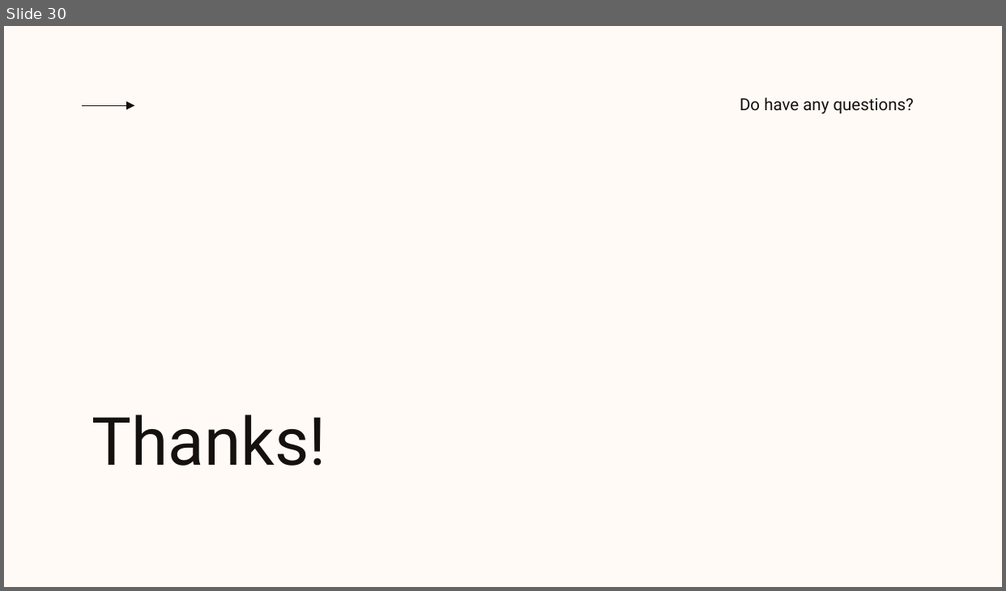
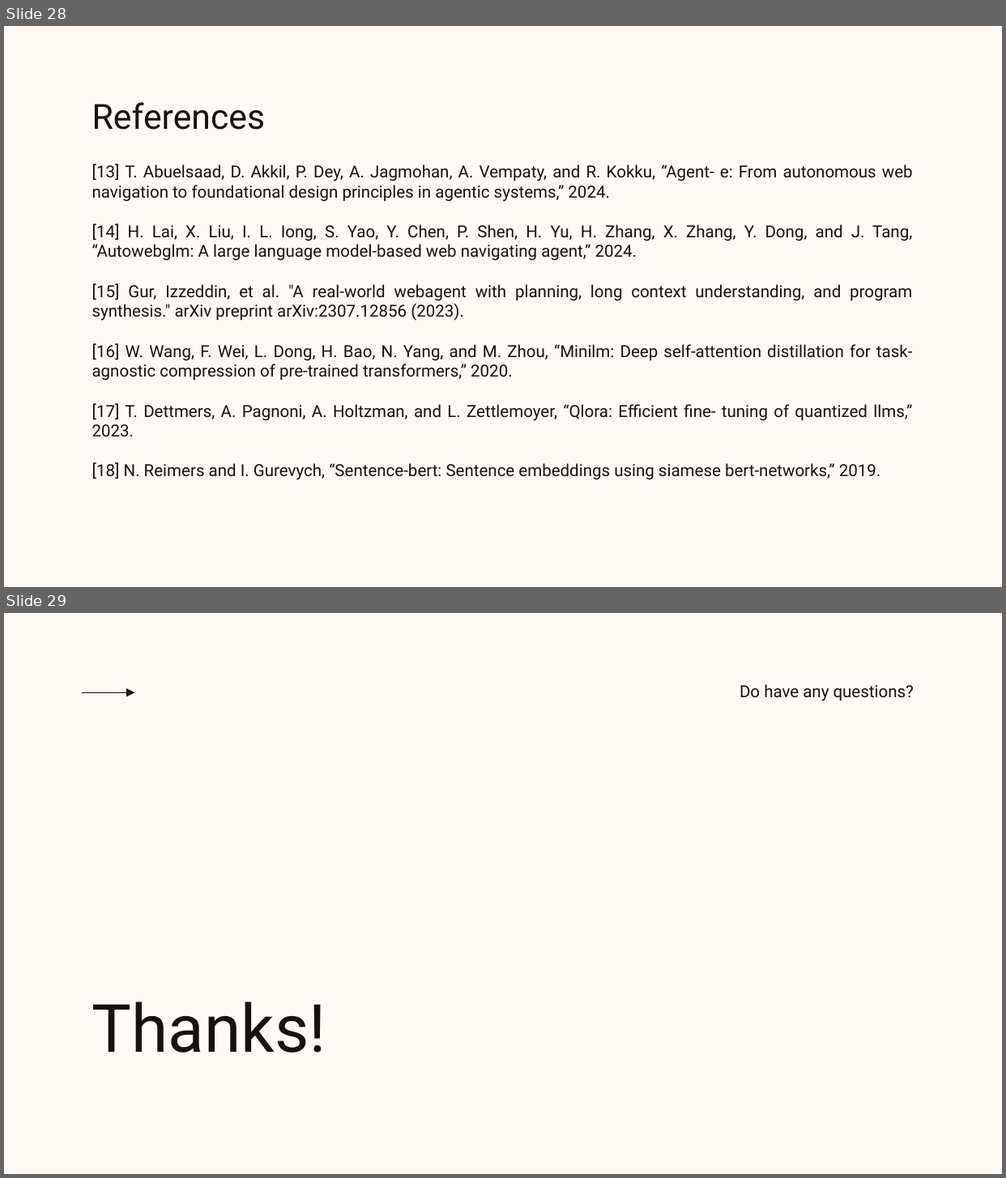
Before and after one commit to Dhruv-Darji/AutoWeb, a slide deck: PPT/Evaluation.pptx. Shown one above the other, each under a label of ours: slide 30 before the commit, slides 28 and 29 after it. The pictures are 1006x591 and 1006x1178 pixels, drawn with LibreOffice and Linux fonts; fonts in the diff are those of the drawing; background and template pictures are left out. Boxes give left, top, right and bottom in pixels: in the first picture for what was removed or moved away, otherwise in the second. Text is boxed around its words. In the diff, an @@ line names an element or a change of style, - is before the commit and + after.

```diff
--- a/PPT/Evaluation.pptx
+++ b/PPT/Evaluation.pptx
@@ slide 28 added at [4,26,1002,587], background picture (left out) @@
@@ title added at [92,102,265,130], 25 pt, text #15110E @@
+References
@@ text added at [92,164,913,480], 12 pt, text #15110E @@
+[13] T. Abuelsaad, D. Akkil, P. Dey, A. Jagmohan, A. Vempaty, and R. Kokku, “Agent- e: From autonomous web navigation to foundational design principles in agentic systems,” 2024.
+[14] H. Lai, X. Liu, I. L. Iong, S. Yao, Y. Chen, P. Shen, H. Yu, H. Zhang, X. Zhang, Y. Dong, and J. Tang, “Autowebglm: A large language model-based web navigating agent,” 2024.
+[15] Gur, Izzeddin, et al. "A real-world webagent with planning, long context understanding, and program synthesis." arXiv preprint arXiv:2307.12856 (2023).
+[16] W. Wang, F. Wei, L. Dong, H. Bao, N. Yang, and M. Zhou, “Minilm: Deep self-attention distillation for task-agnostic compression of pre-trained transformers,” 2020.
+[17] T. Dettmers, A. Pagnoni, A. Holtzman, and L. Zettlemoyer, “Qlora: Efficient fine- tuning of quantized llms,” 2023.
+[18] N. Reimers and I. Gurevych, “Sentence-bert: Sentence embeddings using siamese bert-networks,” 2019.
@@ what was slide 30 is now slide 29 @@
```
Also in this commit, not shown: 15 slides changed, 10 other slides added, 12 slides removed, 36 other files.
